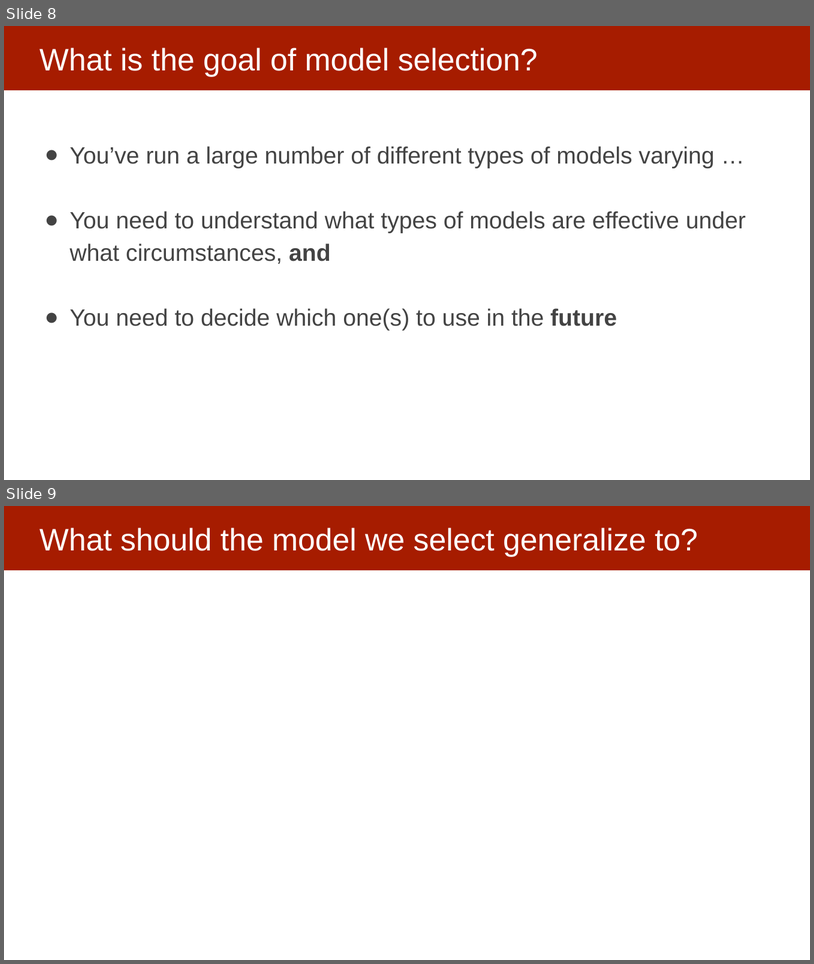
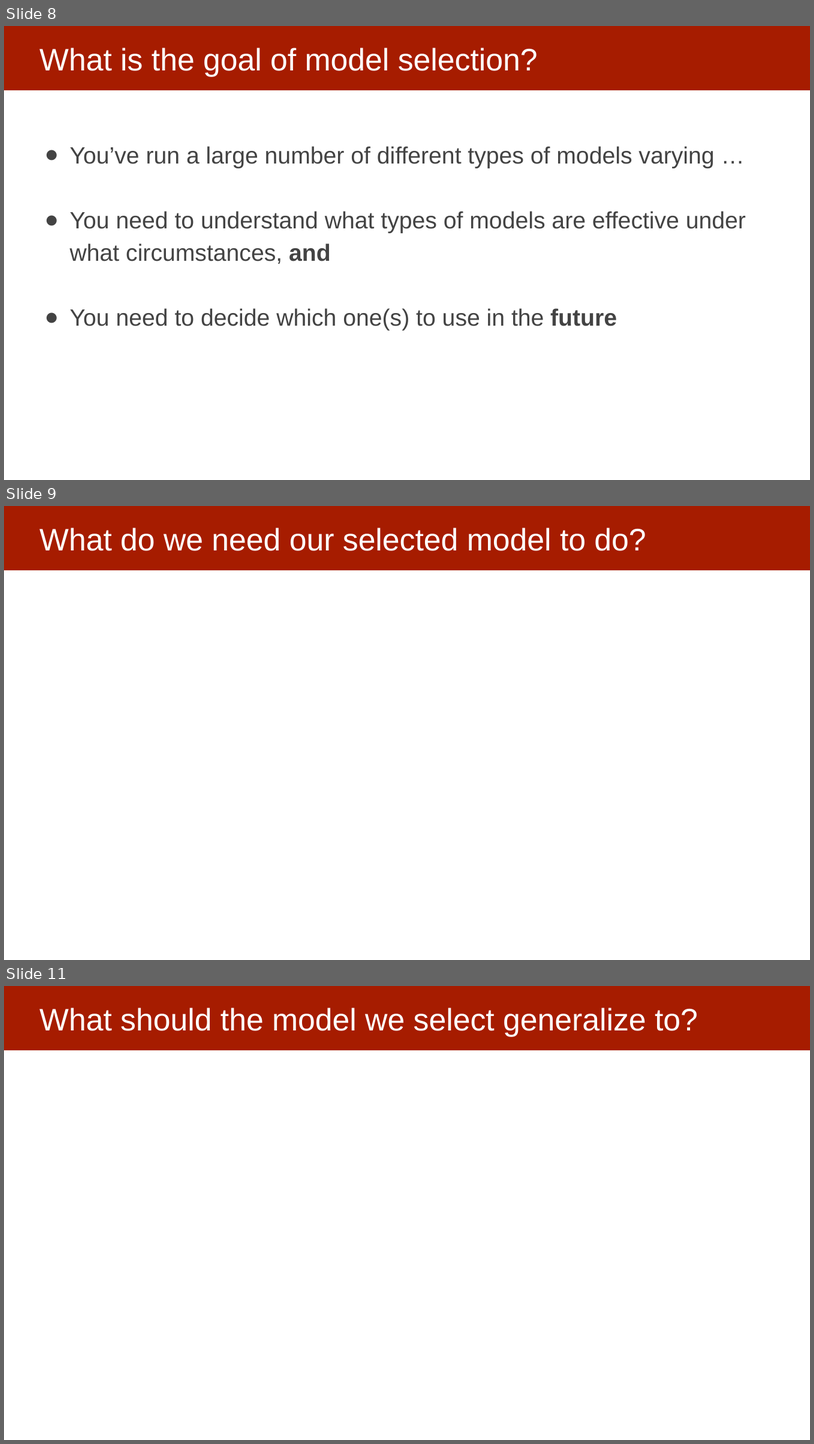
Before and after one commit to dssg/mlforpublicpolicylab, a slide deck: 06 - Performance and Evaluation Pt 1/Model Selection and Validation - Part I.pptx. Shown one above the other, each under a label of ours: slides 8 and 9 before the commit, slides 8, 9 and 11 after it; the slides between them are not shown. The pictures are 814x964 and 814x1444 pixels, drawn with LibreOffice and Linux fonts; fonts in the diff are those of the drawing. Boxes give left, top, right and bottom in pixels: in the first picture for what was removed or moved away, otherwise in the second. Text is boxed around its words. In the diff, an @@ line names an element or a change of style, - is before the commit and + after.

```diff
--- a/06 - Performance and Evaluation Pt 1/Model Selection and Validation - Part I.pptx
+++ b/06 - Performance and Evaluation Pt 1/Model Selection and Validation - Part I.pptx
@@ slide 9 added at box(4, 506, 810, 960), background #FFFFFF; not listed: 1 template element that a slide beside it also shows @@
@@ title added at box(39, 528, 646, 551), 37 pt, text #FFFFFF @@
+What do we need our selected model to do?
@@ what was slide 9 is now slide 11 @@
```
Also in this commit, not shown: 4 slides changed, 5 other slides added.
